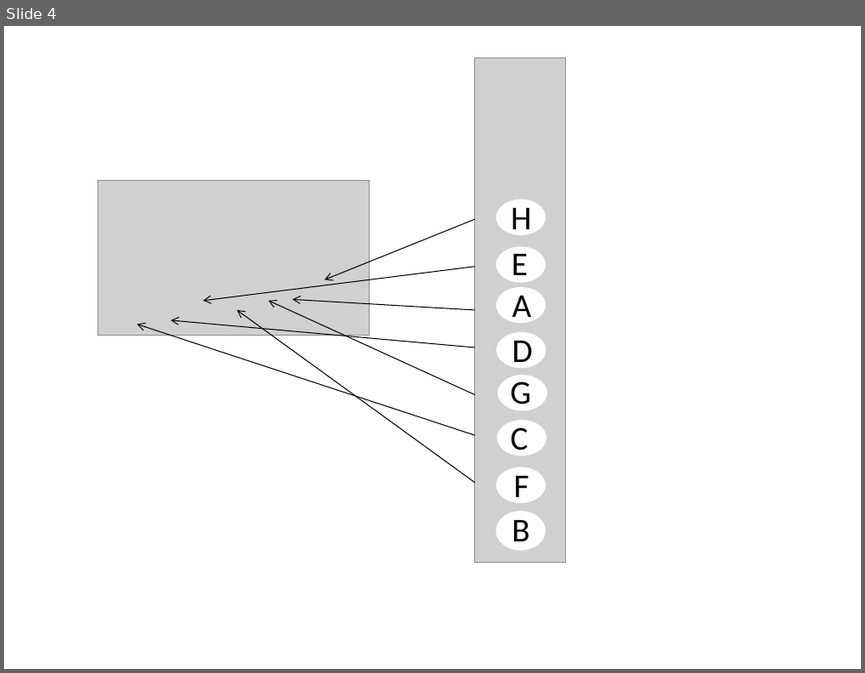
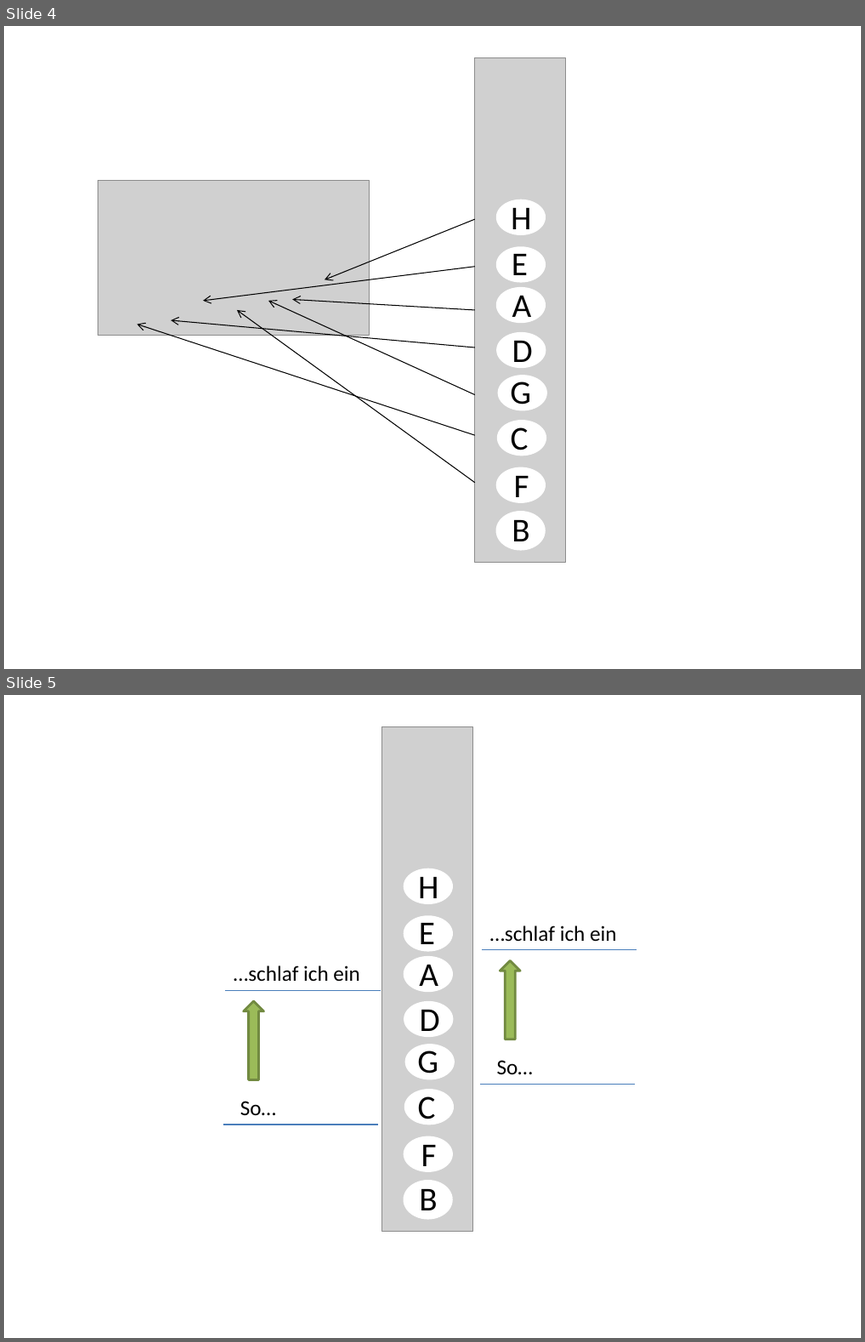
Before and after one commit to learningmedia/musikanalyse.net, a slide deck: src/content/tutorials/quintenzirkel/materialien/Abbildungen-Quintenzirkel.pptx. Shown one above the other, each under a label of ours: slide 4 before the commit, slides 4 and 5 after it. The pictures are 865x673 and 865x1342 pixels, drawn with LibreOffice and Linux fonts; fonts in the diff are those of the drawing; grey boxes stand for pictures. Boxes give left, top, right and bottom in pixels: in the first picture for what was removed or moved away, otherwise in the second. Text is boxed around its words. In the diff, an @@ line names an element or a change of style, - is before the commit and + after.

```diff
--- a/src/content/tutorials/quintenzirkel/materialien/Abbildungen-Quintenzirkel.pptx
+++ b/src/content/tutorials/quintenzirkel/materialien/Abbildungen-Quintenzirkel.pptx
@@ slide 5 added at (4, 695, 861, 1338), background #FFFFFF @@
@@ group added at (223, 726, 636, 1231): 12 texts, 8 ellipses, 4 lines, 2 up arrows, 1 picture @@
+F
+C
+G
+D
+A
+E
+H
+B
+So…
+…schlaf ich ein
+So…
+…schlaf ich ein
```
Also in this commit, not shown: 1 other slide added, 7 other files.
